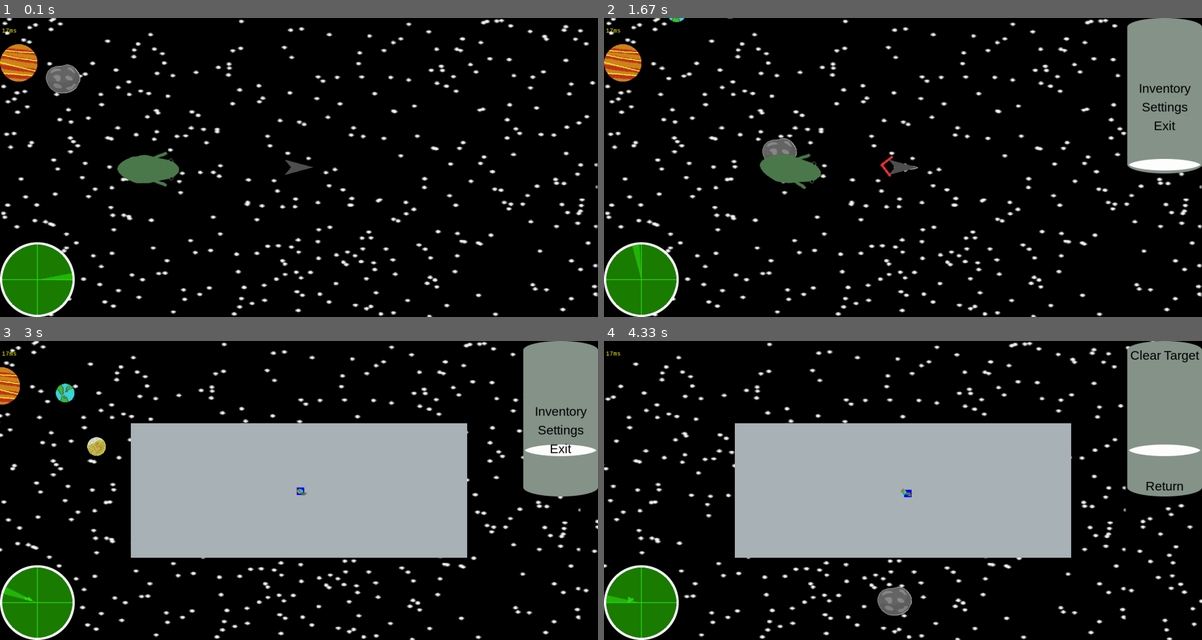
Above: before the commit, frames 1-4 (two rows, left to right).
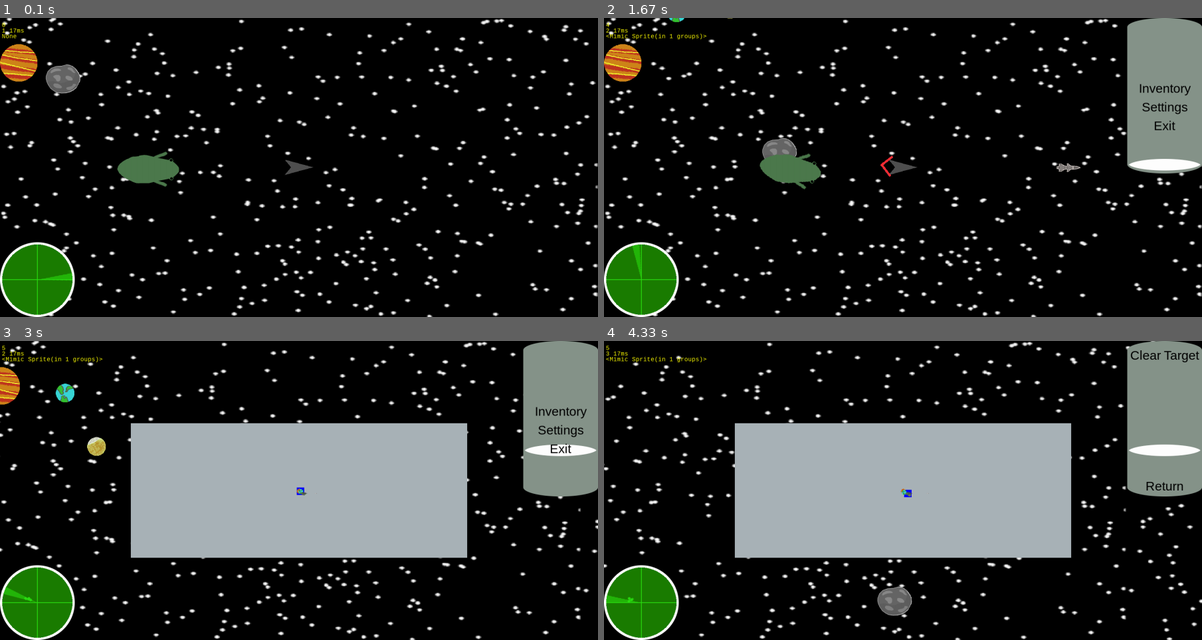
Above: after the commit, the same moments.

Repository: Jacob-OTW/Explorer-in-PyGame
Game: pygame game, started from main.py
Two runs of this game, one before a commit and one after it. Both use one fixed random seed, a clock stepped at 60 frames per second and the inputs below.
Inputs:
- Up to frame 1 (0.1 s): no input
- Up to frame 2 (1.67 s): hold F 0.33-0.8 s; hold Up 0.33-0.8 s; tap F at 0.83 s; tap Q at 1.17 s; tap E at 1.5 s
- Up to frame 3 (3 s): tap Space at 1.83, 2.23, 2.53, 2.73 s; hold M 2.17-2.63 s; hold Up 2.17-2.63 s; hold R from 2.67 s (still down); hold Up from 2.67 s (still down)
- Up to frame 4 (4.33 s): tap Space at 3.03, 3.23, 3.53, 4.07 s; release R at 3.13 s; release Up at 3.13 s; hold Up 3.17-3.63 s; tap F at 3.32 s; tap Enter at 3.67 s; hold Down 4-4.3 s

The runs differ from the first frame. In frame 1, less than 0.1% of the frame differs, in the area x 0-4%, y 1-7%; in frame 2, 0.3%, in the area x 0-80%, y 1-52%; in frame 3, 0.2%; in frame 4, 0.2%.

Commit message:
Fixed bug were the length of selectable mimic ran out of index after sprint was deleted.

Diff:
--- a/key_binds.py
+++ b/key_binds.py
@@ -2,5 +2,4 @@
 
 keybinds = {'Turn_Right': pygame.K_a, 'Turn_Left': pygame.K_d, 'Thrust': pygame.K_SPACE,
             'Menu_Up': pygame.K_UP, 'Menu_Down': pygame.K_DOWN, 'Menu_Confirm': pygame.K_RETURN,
-            'Open_Menu': pygame.K_e, 'Open_Map': pygame.K_m, 'Cycle_Map': pygame.K_f,
-            'Lock_Radar': pygame.K_r}
+            'Open_Menu': pygame.K_e, 'Open_Map': pygame.K_m, 'Cycle_Map': pygame.K_f, 'Lock_Radar': pygame.K_r}
--- a/main.py
+++ b/main.py
@@ -75,9 +75,9 @@
 
 Stars.addstars()  # Add the 4 background tiles
 
-mimic_group.add(Mimic(play, is_player=True))  # Add mimics for all objects
+myfont = pygame.font.SysFont("monospace", 16)  # setup font for text
 
-myfont = pygame.font.SysFont("monospace", 16)  # setup font for text
+mimic_group.add(Mimic(play, is_player=True))
 
 last_time = time.time()
 play.inventory.append('Radar')
@@ -130,10 +130,12 @@
     pop_up_group.draw(stage.screen)
 
     # Text
-    text = myfont.render(f"", True, (255, 255, 0))
+    text = myfont.render(f"{len(map_selector.possible)}", True, (255, 255, 0))
     stage.screen.blit(text, (5, 10))
-    text2 = myfont.render(f"{round(frame_time * 1000)}ms", True, (255, 255, 0))
+    text2 = myfont.render(f"{map_selector.target_index} {round(frame_time * 1000)}ms", True, (255, 255, 0))
     stage.screen.blit(text2, (5, 25))
+    text3 = myfont.render(f"{map_selector.target}", True, (255, 255, 0))
+    stage.screen.blit(text3, (5, 40))
 
     # Update
     pygame.display.flip()
--- a/missile_obj.py
+++ b/missile_obj.py
@@ -57,14 +57,14 @@
             self.kill()
 
         # Tracking
+        convert = 360 / (math.pi * 2)
         if self.target:
-            convert = 360 / (math.pi * 2)
             x = self.target.rect.centerx + ((dis_to(self.rect.center, self.target.rect.center) / self.speed) * self.target.XF)
             y = self.target.rect.centery + ((dis_to(self.rect.center, self.target.rect.center) / self.speed) * self.target.YF)
             predict = (x, y)
             self.angle = dir_to(self.rect.center, predict) - 90
-            self.start = (
-                self.start[0] + (math.cos(self.angle / convert) * self.speed), self.start[1] - math.sin(self.angle / convert) * self.speed)
+        self.start = (
+            self.start[0] + (math.cos(self.angle / convert) * self.speed), self.start[1] - math.sin(self.angle / convert) * self.speed)
 
         # Collision
         for planet in planet_group.sprites():
--- a/nav_objs.py
+++ b/nav_objs.py
@@ -89,17 +89,20 @@
 
     @classmethod
     def next_target(cls):
+        # Set possible to all mimic that are on the map
         a = []
         for i in mimic_group.sprites():
-            if i.target.seen:
+            if i.target.seen and not i.player:
                 a.append(i)
         map_selector.possible = a
-        if not map_selector.target:
-            map_selector.target = a[0]
-        else:
+
+        # Set a target if not target is set.
+        if map_selector.target:
             map_selector.target_index += 1
             if map_selector.target_index > len(a) - 1:
-                map_selector.target_index = 1
+                map_selector.target_index = 0
+        if len(map_selector.possible) <= map_selector.target_index:
+            map_selector.target_index = len(map_selector.possible) - 1
         map_selector.target = map_selector.possible[map_selector.target_index]
 
     @classmethod
